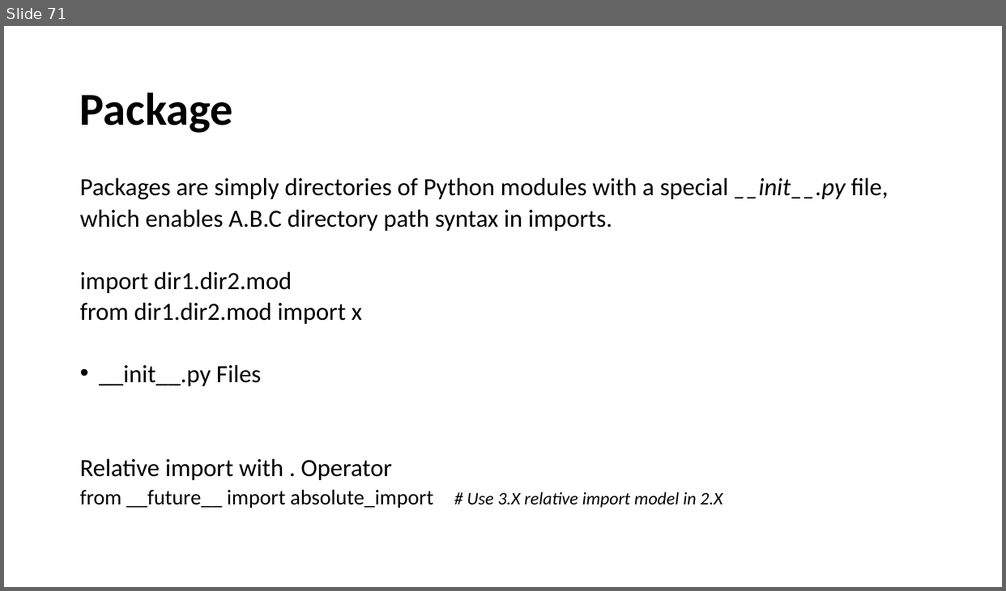
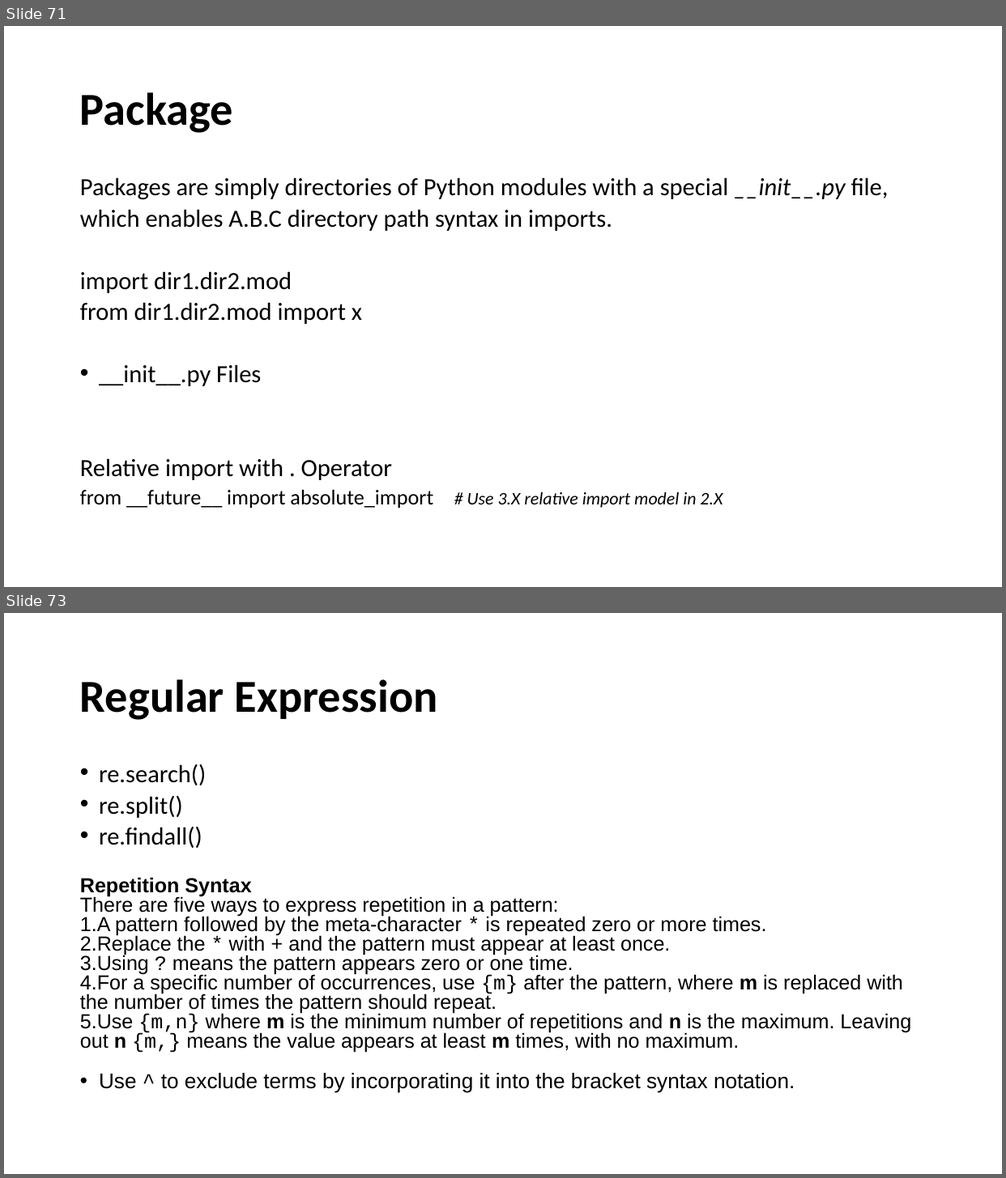
Before and after one commit to ankitagrawal579/Python, a slide deck: Python Ppt.pptx. Shown one above the other, each under a label of ours: slide 71 before the commit, slides 71 and 73 after it; the slides between them are not shown. The pictures are 1006x591 and 1006x1178 pixels, drawn with LibreOffice and Linux fonts; fonts in the diff are those of the drawing. Boxes give left, top, right and bottom in pixels: in the first picture for what was removed or moved away, otherwise in the second. Text is boxed around its words. In the diff, an @@ line names an element or a change of style, - is before the commit and + after.

```diff
--- a/Python Ppt.pptx
+++ b/Python Ppt.pptx
@@ slide 73 added at bbox=[4, 613, 1002, 1174], background #FFFFFF @@
@@ rectangle added at bbox=[503, 613, 503, 624], fill #FFFFFF @@
@@ title added at bbox=[80, 679, 438, 720], 44 pt, text #000000, bold @@
+Regular Expression
@@ text added at bbox=[80, 764, 911, 1093], 19.6 pt, text #000000 @@
+• re.search()
+• re.split()
+• re.findall()
+Repetition Syntax
+There are five ways to express repetition in a pattern:
+1. A pattern followed by the meta-character * is repeated zero or more times.
+2. Replace the * with + and the pattern must appear at least once.
+3. Using ? means the pattern appears zero or one time.
+4. For a specific number of occurrences, use {m} after the pattern, where m is replaced with the number of times the pattern should repeat.
+5. Use {m,n} where m is the minimum number of repetitions and n is the maximum. Leaving out n {m,} means the value appears at least m times, with no maximum.
+• Use ^ to exclude terms by incorporating it into the bracket syntax notation.
```
Also in this commit, not shown: 1 other slide added.
